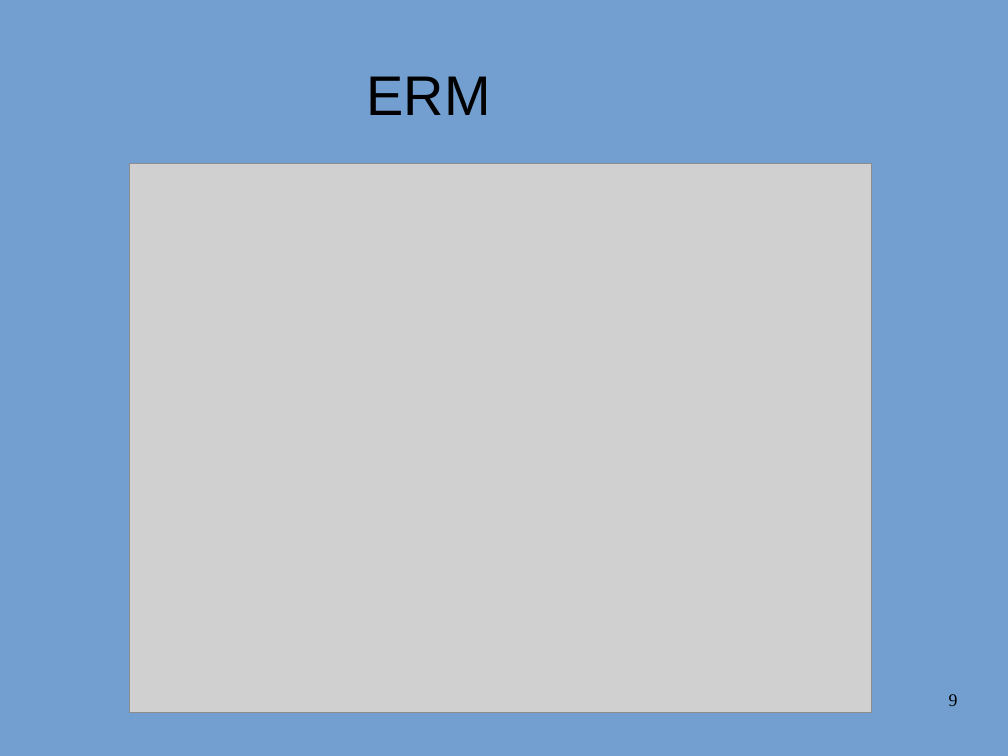
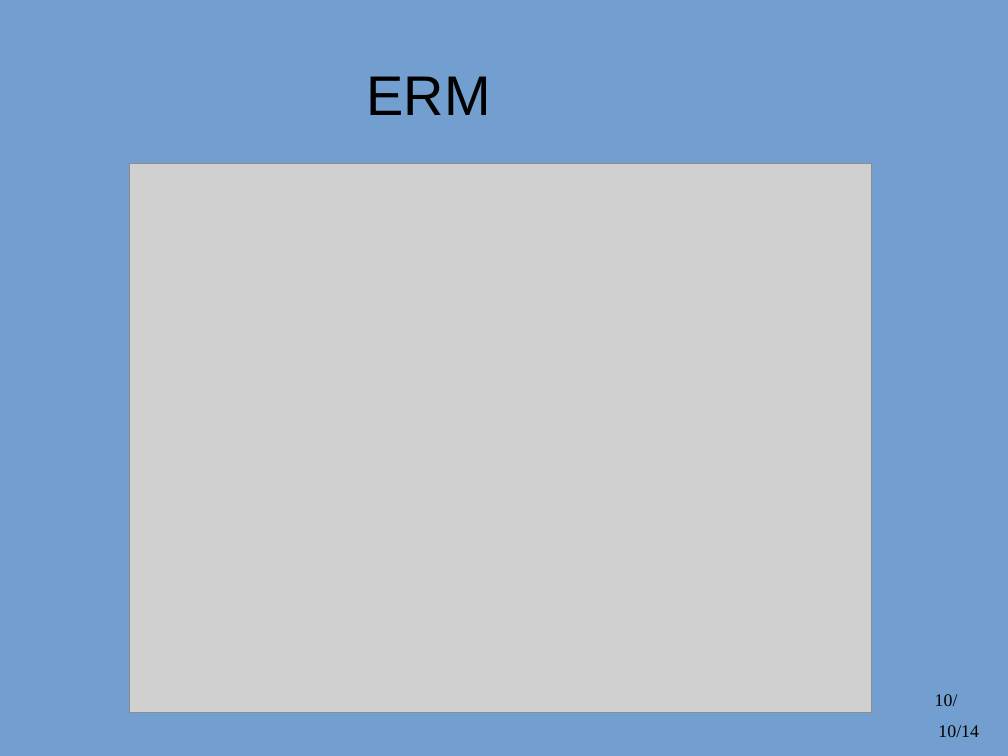
Before and after one commit to JackWolfskind/Tannte-Emma, a slide deck: slide 10 of doc/Präsentation/Präsentation.odp (slide 9 before the commit). Drawn at 1008x756 pixels with LibreOffice and Linux fonts; fonts in the diff are those of the drawing; grey boxes stand for pictures; background and template pictures are left out. Boxes give left, top, right and bottom in pixels: in the first picture for what was removed or moved away, otherwise in the second. Text is boxed around its words. In the diff, an @@ line names an element or a change of style, - is before the commit and + after.

```diff
--- a/doc/Präsentation/Präsentation.odp
+++ b/doc/Präsentation/Präsentation.odp
@@ page number at box(935, 694, 958, 706): text changed @@
-9
+10/
@@ page number added at box(938, 725, 979, 737), 14 pt, text #000000 @@
+10/14
```
Also in this commit, not shown: 9 other slides changed, 4 slides added, 2 slides removed, 1 other file.
